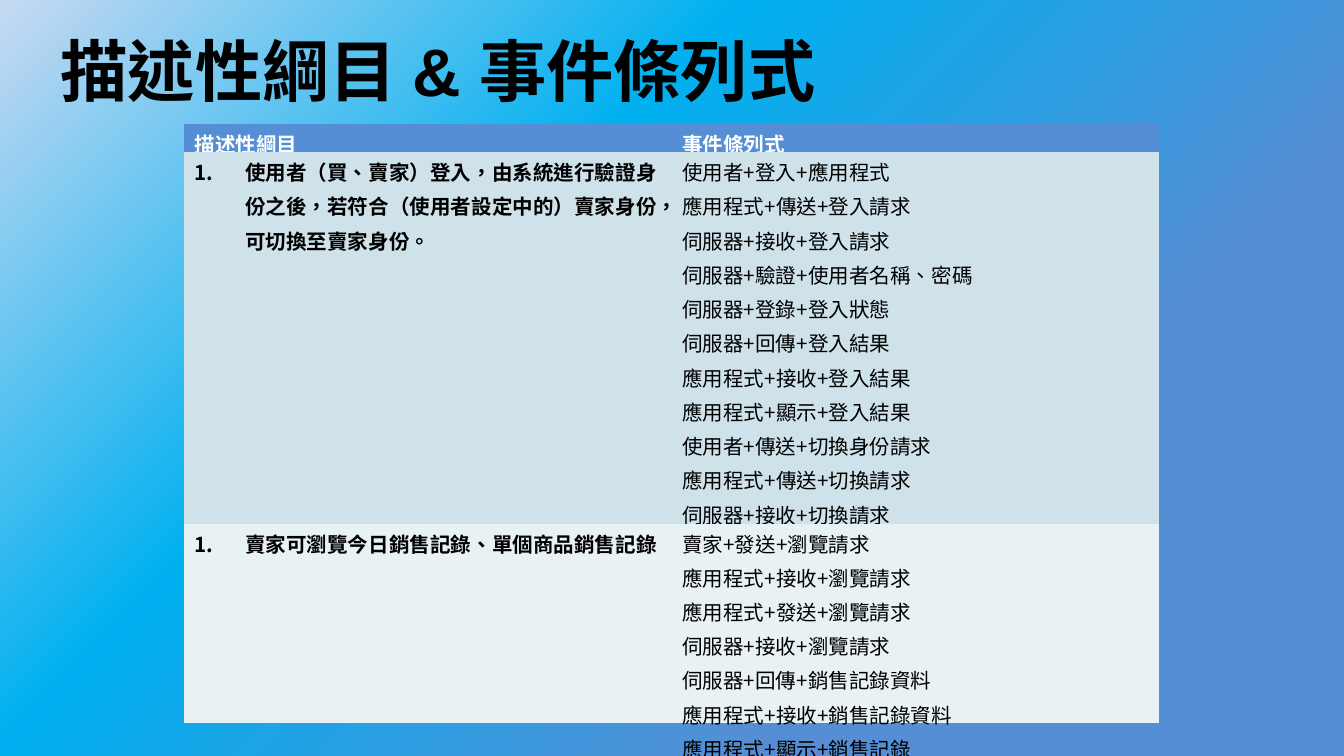
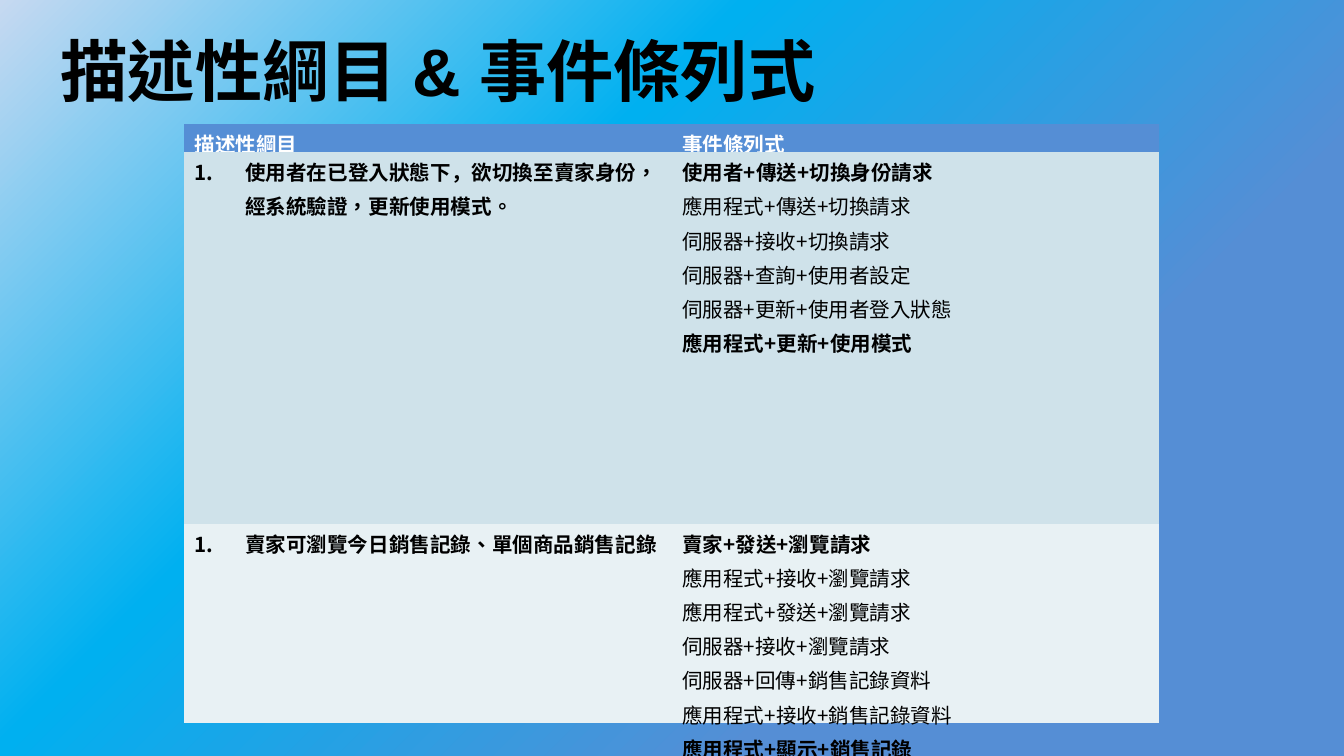
Before and after one commit to bnuby/Mobile-Application-Software, a slide deck: slide 2 of 系統分析/系統分析期中報告.pptx. Drawn at 1344x756 pixels with LibreOffice and Linux fonts; fonts in the diff are those of the drawing. Boxes give left, top, right and bottom in pixels: in the first picture for what was removed or moved away, otherwise in the second. Text is boxed around its words. In the diff, an @@ line names an element or a change of style, - is before the commit and + after.

Commit message:
update changes

```diff
--- a/系統分析/系統分析期中報告.pptx
+++ b/系統分析/系統分析期中報告.pptx
@@ table at box(184, 124, 1160, 732) @@
-row 2, column 1: 使用者（買、賣家）登入，由系統進行驗證身份之後，若符合（使用者設定中的）賣家身份，可切換至賣家身份。
+row 2, column 1: 使用者在已登入狀態下，欲切換至賣家身份，經系統驗證，更新使用模式。
-row 2, column 2: 使用者+登入+應用程式 / 應用程式+傳送+登入請求 / 伺服器+接收+登入請求 / 伺服器+驗證+使用者名稱、密碼 / 伺服器+登錄+登入狀態 / 伺服器+回傳+登入結果 / 應用程式+接收+登入結果 / 應用程式+顯示+登入結果 / 使用者+傳送+切換身份請求 / 應用程式+傳送+切換請求 / 伺服器+接收+切換請求 / 伺服器+查詢+使用者設定 / 伺服器+更新+使用者登入狀態
+row 2, column 2: 使用者+傳送+切換身份請求 / 應用程式+傳送+切換請求 / 伺服器+接收+切換請求 / 伺服器+查詢+使用者設定 / 伺服器+更新+使用者登入狀態 / 應用程式+更新+使用模式
@@ bold on in "賣家+發送+瀏覽請求", "應用程式+顯示+銷售記錄" @@
```
Also in this commit, not shown: 1 other slide changed.
